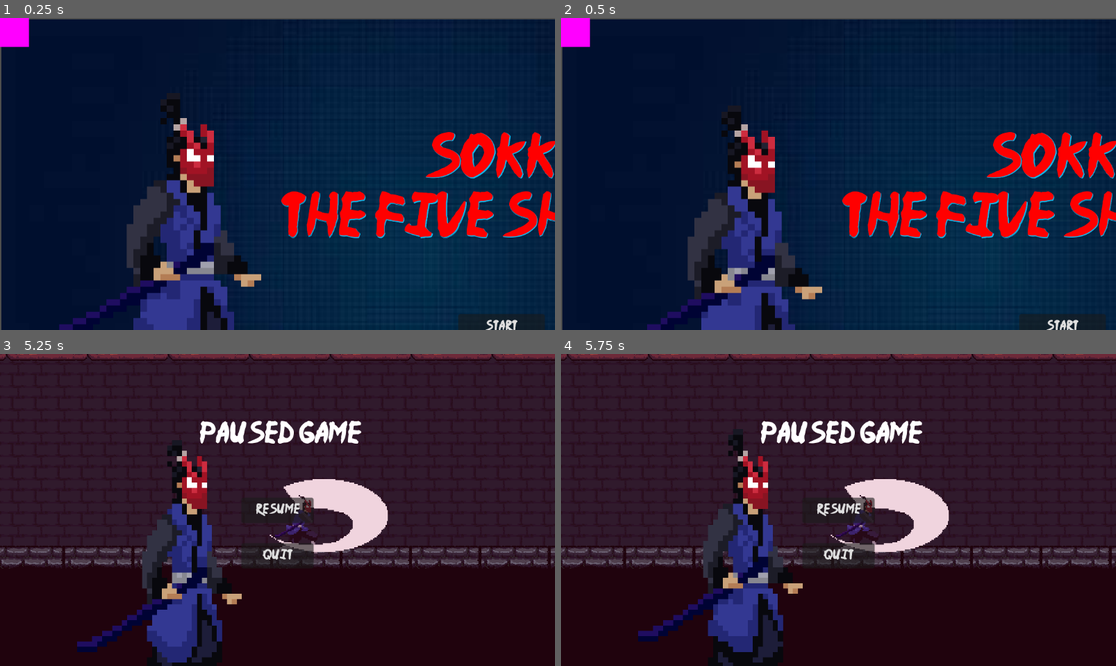
Above: before the commit, frames 1-4 (two rows, left to right).
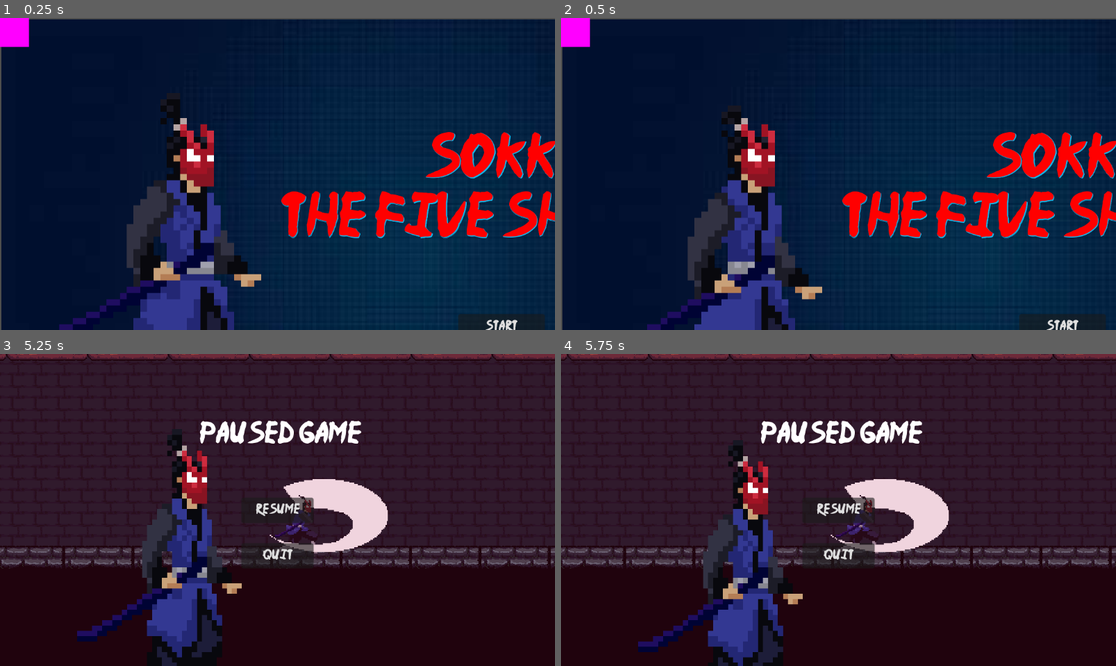
Above: after the commit, the same moments.

Repository: HiC-BGOD/MyGameSFS
Game: Godot game, scene res://Scenes/UI/menu.tscn
Same seed, same stepped clock (60 frames per second), same inputs: the game is played once before the commit and once after it.
Inputs (mouse positions are in pixels of both pictures, inside the frame that each line leads up to):
- Up to frame 1 (0.25 s): no input
- Up to frame 2 (0.5 s): no input
- Up to frame 3 (5.25 s): click "Start" at 0.5 s; move the mouse to (399, 494) at 1.27 s; hold D (Right) 1.28-2.78 s; click (399, 494) at 1.35 s; tap Space (Jump) at 1.52, 2.27, 3.77, 4.52 s; move the mouse to (166, 525) at 2.02 s; right-click (166, 525) at 2.1 s; move the mouse to (333, 441) at 2.77 s; hold A (Left) 2.78-3.53 s; click (333, 441) at 2.85 s; move the mouse to (249, 572) at 3.52 s; hold D (Right) 3.53-5.03 s; right-click (249, 572) at 3.6 s; move the mouse to (444, 556) at 4.27 s; click (444, 556) at 4.35 s; tap Escape (pause) at 4.9 s; move the mouse to (111, 463) at 5.02 s; hold A (Left) from 5.03 s (still down); right-click (111, 463) at 5.1 s
- Up to frame 4 (5.75 s): keep holding A (Left); tap Space (Jump) at 5.27 s

Frame 1 is identical in both runs. In frame 2, 2.4% of the frame differs, in the area x 24-43%, y 32-100%; in frame 3, 4.9%; in frame 4, 5.1%, in the area x 13-44%, y 24-100%.

Commit message:
Complete UI

Diff:
--- a/Scenes/Levels/portal.tscn
+++ b/Scenes/Levels/portal.tscn
@@ -84,7 +84,7 @@
 sprite_frames = SubResource("SpriteFrames_vjl2r")
 animation = &"Portal"
 autoplay = "Portal"
-frame_progress = 0.50946
+frame_progress = 0.729525
 flip_h = true
 
 [node name="Area2D" type="Area2D" parent="."]
--- /dev/null
+++ b/Scenes/UI/End_game.gd
@@ -0,0 +1,19 @@
+extends Control
+
+
+# Called when the node enters the scene tree for the first time.
+func _ready():
+	pass # Replace with function body.
+
+
+# Called every frame. 'delta' is the elapsed time since the previous frame.
+func _process(delta):
+	pass
+
+
+func _on_restart_pressed():
+	get_tree().change_scene_to_file("res://Scenes/Levels/Dungeon_1.tscn")
+
+
+func _on_quit_pressed():
+	get_tree().quit()
--- a/Scenes/UI/End_game.tscn
+++ b/Scenes/UI/End_game.tscn
@@ -1,4 +1,8 @@
-[gd_scene format=3 uid="uid://c3j6xw4ogn6fj"]
+[gd_scene load_steps=4 format=3 uid="uid://c3j6xw4ogn6fj"]
+
+[ext_resource type="Script" path="res://Scenes/UI/End_game.gd" id="1_dmoou"]
+[ext_resource type="Texture2D" uid="uid://iv7ddn2xxdks" path="res://Assets/OIP.jpg" id="2_r6dbb"]
+[ext_resource type="FontFile" uid="uid://etg446xn78qm" path="res://Assets/NinjaNaruto-YOn4.ttf" id="3_h57d7"]
 
 [node name="End_game" type="Control"]
 layout_mode = 3
@@ -7,3 +11,93 @@
 anchor_bottom = 1.0
 grow_horizontal = 2
 grow_vertical = 2
+script = ExtResource("1_dmoou")
+
+[node name="TextureRect" type="TextureRect" parent="."]
+layout_mode = 1
+anchors_preset = 15
+anchor_right = 1.0
+anchor_bottom = 1.0
+grow_horizontal = 2
+grow_vertical = 2
+texture = ExtResource("2_r6dbb")
+metadata/_edit_use_anchors_ = true
+
+[node name="Label" type="Label" parent="."]
+layout_mode = 1
+anchors_preset = 8
+anchor_left = 0.5
+anchor_top = 0.5
+anchor_right = 0.5
+anchor_bottom = 0.5
+offset_left = -477.5
+offset_top = -174.0
+offset_right = 477.5
+offset_bottom = -94.0
+grow_horizontal = 2
+grow_vertical = 2
+theme_override_colors/font_color = Color(0.898039, 0, 0, 1)
+theme_override_colors/font_shadow_color = Color(0, 0, 0.858824, 1)
+theme_override_colors/font_outline_color = Color(0, 0.996078, 0, 1)
+theme_override_fonts/font = ExtResource("3_h57d7")
+theme_override_font_sizes/font_size = 50
+text = "You Have Defeated All The Shadows
+"
+metadata/_edit_use_anchors_ = true
+
+[node name="Label2" type="Label" parent="."]
+layout_mode = 1
+anchors_preset = 8
+anchor_left = 0.5
+anchor_top = 0.5
+anchor_right = 0.5
+anchor_bottom = 0.5
+offset_left = -207.5
+offset_top = -74.0
+offset_right = 207.5
+offset_bottom = -25.0
+grow_horizontal = 2
+grow_vertical = 2
+theme_override_colors/font_color = Color(0.862745, 0, 0, 1)
+theme_override_colors/font_shadow_color = Color(0, 0, 0.941176, 1)
+theme_override_colors/font_outline_color = Color(0, 0.964706, 0, 1)
+theme_override_fonts/font = ExtResource("3_h57d7")
+theme_override_font_sizes/font_size = 40
+text = "Thanks for Playing!"
+
+[node name="Restart" type="Button" parent="."]
+layout_mode = 1
+anchors_preset = 8
+anchor_left = 0.5
+anchor_top = 0.5
+anchor_right = 0.5
+anchor_bottom = 0.5
+offset_left = -76.0
+offset_top = 46.0
+offset_right = 74.0
+offset_bottom = 81.0
+grow_horizontal = 2
+grow_vertical = 2
+theme_override_fonts/font = ExtResource("3_h57d7")
+text = "Restart"
+metadata/_edit_use_anchors_ = true
+
+[node name="Quit" type="Button" parent="."]
+layout_mode = 1
+anchors_preset = 8
+anchor_left = 0.5
+anchor_top = 0.5
+anchor_right = 0.5
+anchor_bottom = 0.5
+offset_left = -76.0
+offset_top = 96.0
+offset_right = 74.0
+offset_bottom = 131.0
+grow_horizontal = 2
+grow_vertical = 2
+theme_override_fonts/font = ExtResource("3_h57d7")
+text = "Quit"
+metadata/_edit_use_anchors_ = true
+
+[connection signal="pressed" from="Restart" to="." method="_on_restart_pressed"]
+[connection signal="pressed" from="Quit" to="." method="_on_quit_pressed"]
--- a/Scenes/UI/menu.tscn
+++ b/Scenes/UI/menu.tscn
@@ -49,7 +49,7 @@
 sprite_frames = ExtResource("4_84rgh")
 animation = &"idle"
 autoplay = "idle"
-frame_progress = 0.377005
+frame_progress = 0.556733
 
 [node name="Label" type="Label" parent="."]
 layout_mode = 0
--- a/Scenes/UI/pause_menu.tscn
+++ b/Scenes/UI/pause_menu.tscn
@@ -69,7 +69,7 @@
 sprite_frames = SubResource("SpriteFrames_mj5wt")
 animation = &"Idle"
 autoplay = "Idle"
-frame_progress = 0.0526113
+frame_progress = 0.884917
 
 [node name="Label" type="Label" parent="pause_menu"]
 layout_mode = 1
Not shown, changed: Scenes/Levels/Dungeon_3.tscn
Not shown, changed: Scenes/Levels/plains_2.tscn
